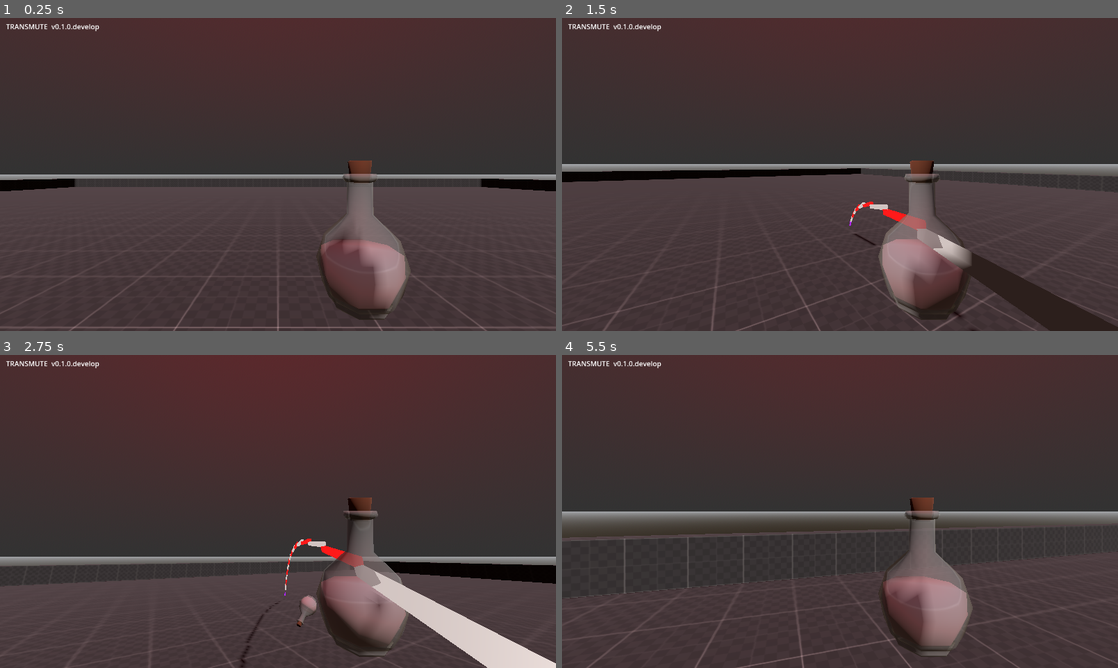
Above: before the commit, frames 1-4 (two rows, left to right).
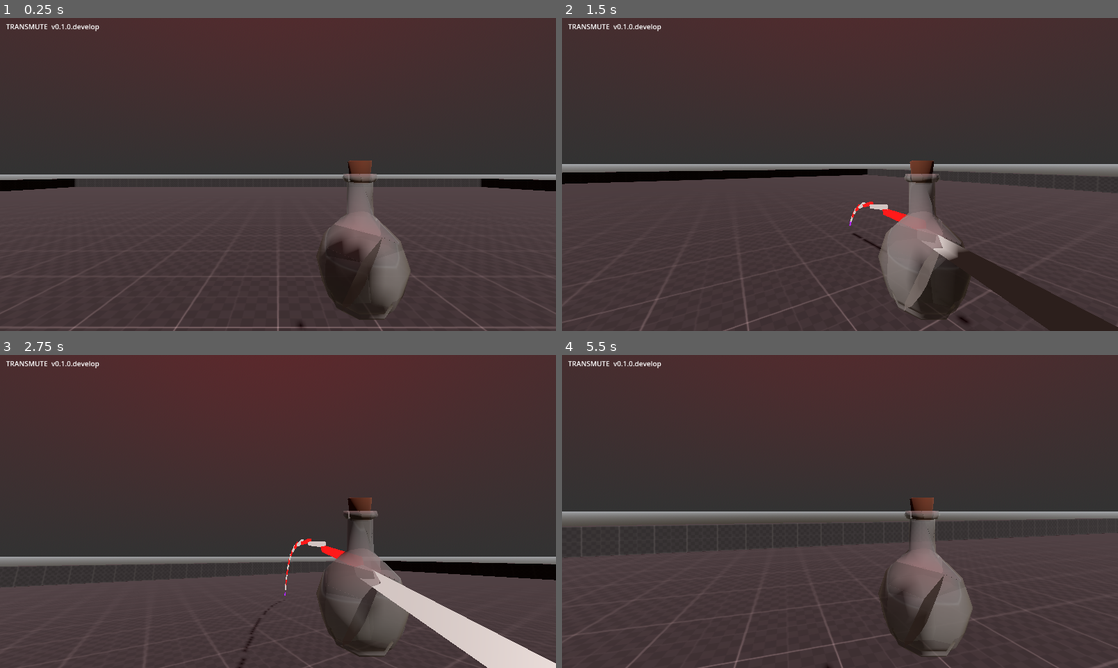
Above: after the commit, the same moments.

Repository: Molflyn/TRANSMUTE
Game: Godot game, scene res://Levels/Main.tscn
Same seed, same stepped clock (60 frames per second), same inputs: the game is played once before the commit and once after it.
Inputs (mouse positions are in pixels of both pictures, inside the frame that each line leads up to):
- Up to frame 1 (0.25 s): no input
- Up to frame 2 (1.5 s): tap Enter at 0.5 s; move the mouse to (867, 174) at 0.52 s; hold W (move_forward) from 0.53 s (still down); tap Shift (dash) at 0.6 s; tap Space (jump) at 0.77 s; move the mouse to (812, 174) at 1.27 s; tap R (draw_aim) at 1.35 s
- Up to frame 3 (2.75 s): keep holding W (move_forward); tap Space (jump) at 1.52 s; move the mouse to (289, 505) at 2.02 s; click (289, 505) at 2.1 s
- Up to frame 4 (5.5 s): keep holding W (move_forward); move the mouse to (834, 517) at 2.77 s; tap Shift (dash) at 2.85, 5.1 s; tap Space (jump) at 3.02, 3.77, 4.52 s; move the mouse to (878, 514) at 3.52 s; tap R (draw_aim) at 3.6 s; move the mouse to (795, 508) at 4.27 s; click (795, 508) at 4.35 s; move the mouse to (845, 511) at 5.02 s

The runs differ from the first frame. In frame 1, 2.8% of the frame differs, in the area x 53-73%, y 49-100%; in frame 2, 3.7%; in frame 3, 2.8%; in frame 4, 6.4%, in the area x 0-100%, y 49-100%.

Commit message:
Prep for Potion Fracture

Diff:
--- a/Common/TestScene.tscn
+++ b/Common/TestScene.tscn
@@ -1,4 +1,6 @@
-[gd_scene load_steps=4 format=3 uid="uid://d067ypvsp0mct"]
+[gd_scene load_steps=6 format=3 uid="uid://d067ypvsp0mct"]
+
+[ext_resource type="PackedScene" uid="uid://b71mno2uxrf2d" path="res://Player/Potion/Potion.tscn" id="1_6c1tq"]
 
 [sub_resource type="ProceduralSkyMaterial" id="ProceduralSkyMaterial_fqnrg"]
 
@@ -9,13 +11,25 @@
 background_mode = 2
 sky = SubResource("Sky_u7liw")
 
+[sub_resource type="QuadMesh" id="QuadMesh_emorg"]
+
 [node name="TestScene" type="Node3D"]
 
 [node name="Camera3D" type="Camera3D" parent="."]
-transform = Transform3D(1, 0, 0, 0, 1, 0, 0, 0, 1, 0, 0, 2)
+transform = Transform3D(1, 0, 0, 0, 0.866025, 0.5, 0, -0.5, 0.866025, 0, 1, 1)
 
 [node name="WorldEnvironment" type="WorldEnvironment" parent="."]
 environment = SubResource("Environment_ko35q")
 
 [node name="DirectionalLight3D" type="DirectionalLight3D" parent="."]
 transform = Transform3D(1, 0, 0, 0, 0.707107, 0.707107, 0, -0.707107, 0.707107, 0, 3, 0)
+
+[node name="CSGMesh3D" type="CSGMesh3D" parent="."]
+transform = Transform3D(4, 0, 0, 0, -1.74846e-07, 4, 0, -4, -1.74846e-07, 0, 0, 0)
+use_collision = true
+collision_layer = 3
+collision_mask = 3
+mesh = SubResource("QuadMesh_emorg")
+
+[node name="PotionRB" parent="." instance=ExtResource("1_6c1tq")]
+transform = Transform3D(-0.249907, -0.96827, 0, 0.96827, -0.249907, 0, 0, 0, 1, 0, 1, 0)
--- a/Player/Potion/Potion.tscn
+++ b/Player/Potion/Potion.tscn
@@ -123,15 +123,15 @@
 [sub_resource type="SphereShape3D" id="SphereShape3D_a80k7"]
 
 [node name="PotionRB" type="RigidBody3D"]
-collision_layer = 0
-collision_mask = 0
-axis_lock_linear_y = true
+collision_layer = 3
+collision_mask = 3
 max_contacts_reported = 1
 contact_monitor = true
 script = ExtResource("1_pq0dl")
 
 [node name="Potion" type="Node3D" parent="."]
 transform = Transform3D(0.1, 0, 0, 0, 0.1, 0, 0, 0, 0.1, 0, 0, 0)
+visible = false
 
 [node name="Cap_LP" type="MeshInstance3D" parent="Potion"]
 transform = Transform3D(1, 0, 0, 0, 1, 0, 0, 0, 1, 0, -0.820652, 0)
@@ -161,7 +161,6 @@
 
 [node name="Potion_Fractured" parent="." instance=ExtResource("5_oishs")]
 transform = Transform3D(0.1, 0, 0, 0, 0.1, 0, 0, 0, 0.1, 0, 0, 0)
-visible = false
 
 [node name="Cap_LP_Fractured" parent="Potion_Fractured" index="0"]
 surface_material_override/0 = ExtResource("2_nmpxc")
--- a/Player/Potion/Scripts/Potion.gd
+++ b/Player/Potion/Scripts/Potion.gd
@@ -1,8 +1,15 @@
 class_name Potion
 extends RigidBody3D
 
+@export var shard_lifetime : float = 5
+
 func _on_body_entered(_body:Node):
-	queue_free()
+	explode()
 
 func explode():
-	pass
+	if $Potion.visible == true and $Potion_Fractured.visible == false:
+		$Potion.queue_free()
+		$Potion_Fractured.visible = true
+
+		await get_tree().create_timer(shard_lifetime).timeout
+		queue_free()
